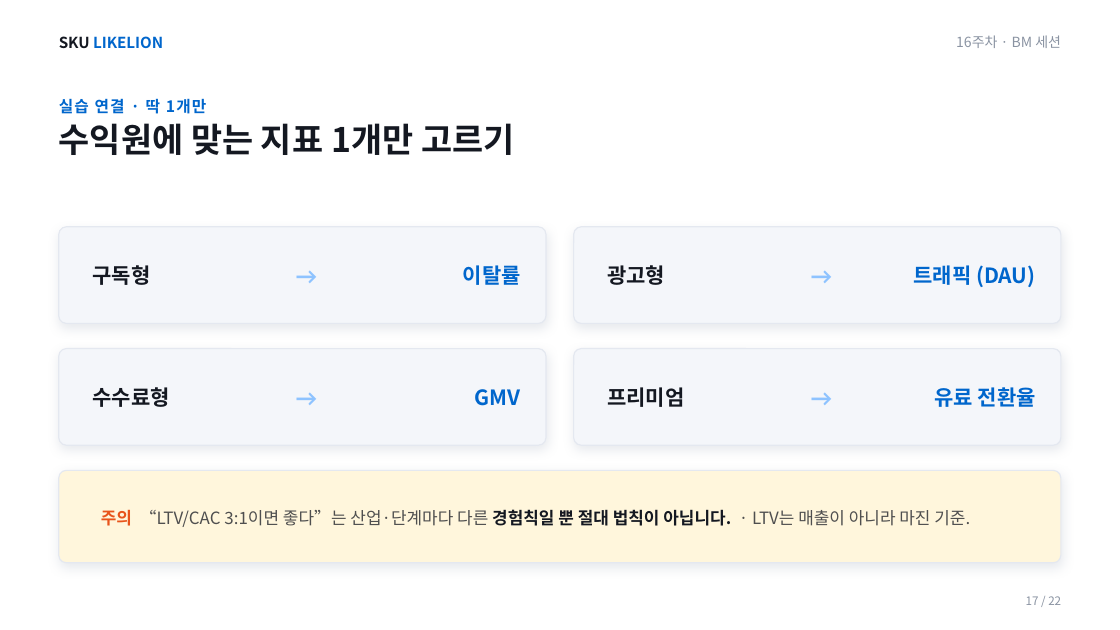
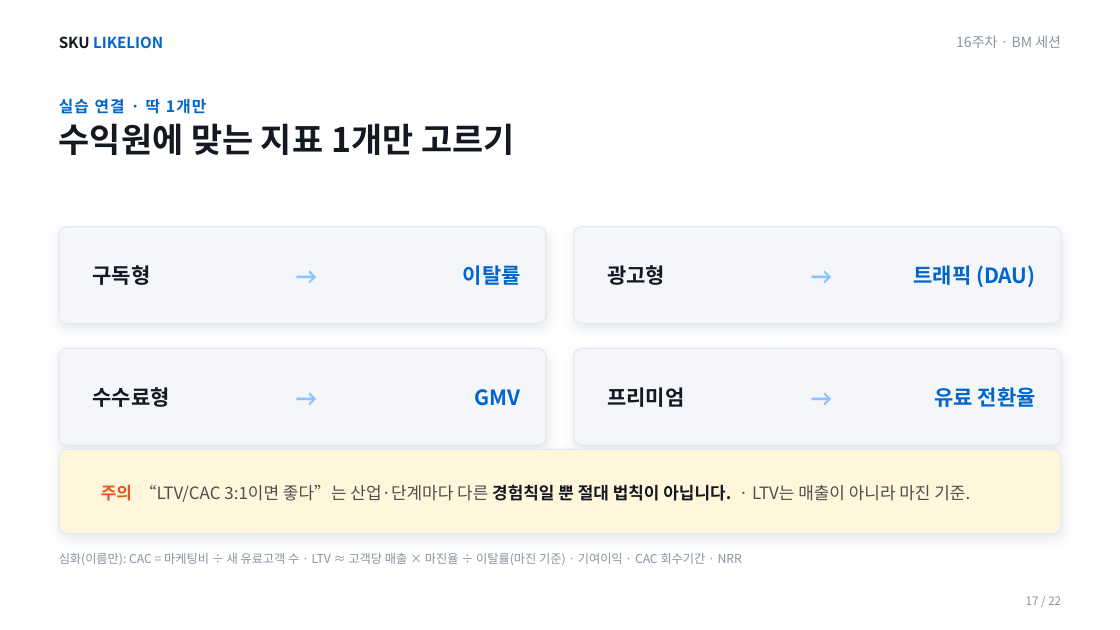
Before and after one commit to SKUnohtaekyung/BM, a slide deck: slide 17 of 슬라이드/BM_16주차_강의덱.pptx. Drawn at 1120x630 pixels with LibreOffice and Linux fonts; fonts in the diff are those of the drawing. Boxes give left, top, right and bottom in pixels: in the first picture for what was removed or moved away, otherwise in the second. Text is boxed around its words. In the diff, an @@ line names an element or a change of style, - is before the commit and + after.

```diff
--- a/슬라이드/BM_16주차_강의덱.pptx
+++ b/슬라이드/BM_16주차_강의덱.pptx
@@ rounded rectangle: place and size @@
-rounded rectangle at [59, 471, 1061, 563]
+rounded rectangle at [59, 450, 1061, 534]
@@ rounded rectangle at [59, 450, 1061, 534]: proportions changed @@
@@ text "주의 “LTV/CAC 3:1이면 좋다”는 산업·단계마다 ...": place and size @@
-text "주의 “LTV/CAC 3:1이면 좋다”는 산업·단계마다 ..." at [101, 509, 970, 527]
+text "주의 “LTV/CAC 3:1이면 좋다”는 산업·단계마다 ..." at [101, 484, 970, 502]
@@ text added at [59, 553, 742, 565], 10.5 pt, text #8A93A2 @@
+심화(이름만): CAC = 마케팅비 ÷ 새 유료고객 수 · LTV ≈ 고객당 매출 × 마진율 ÷ 이탈률(마진 기준) · 기여이익 · CAC 회수기간 · NRR
```
Also in this commit, not shown: 14 other slides changed, 1 other file.
